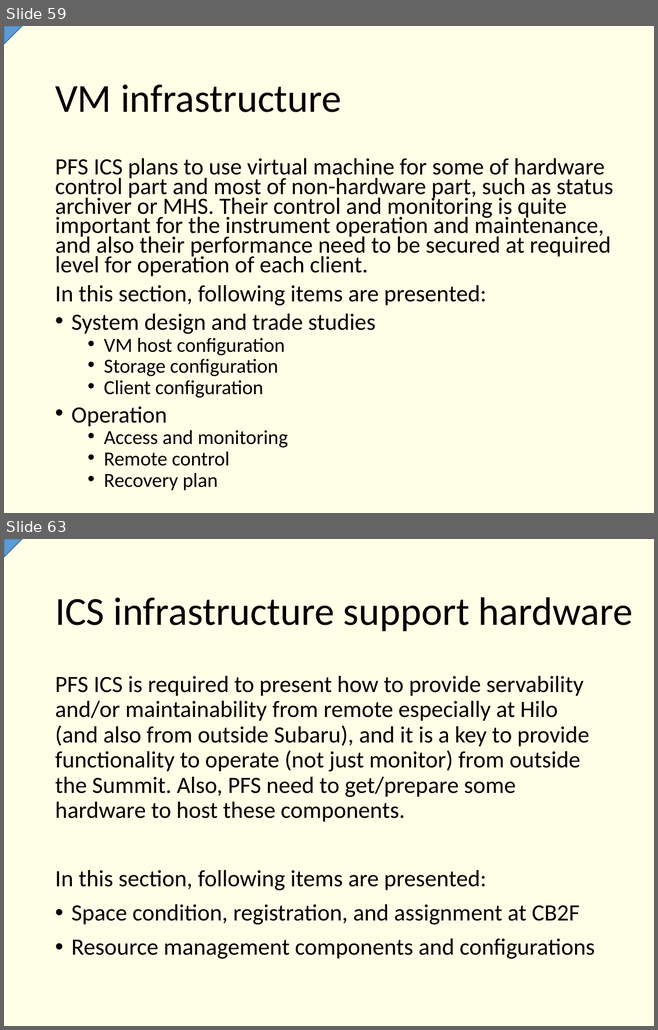
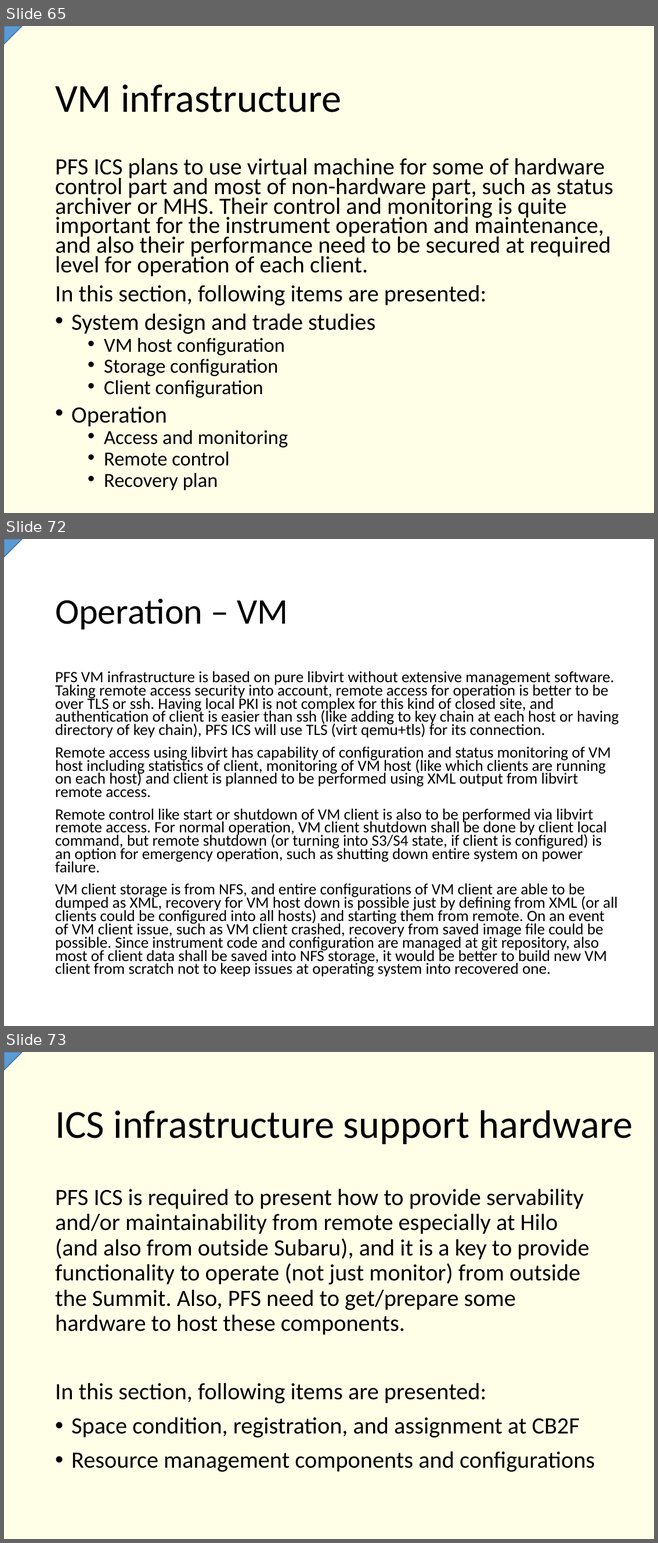
Before and after one commit to Subaru-PFS/ics_doc, a slide deck: SSN-00029.pptx. Shown one above the other, each under a label of ours: slides 59 and 63 before the commit, slides 65, 72 and 73 after it; the slides between them are not shown. The pictures are 658x1030 and 658x1543 pixels, drawn with LibreOffice and Linux fonts; fonts in the diff are those of the drawing. Boxes give left, top, right and bottom in pixels: in the first picture for what was removed or moved away, otherwise in the second. Text is boxed around its words. In the diff, an @@ line names an element or a change of style, - is before the commit and + after.

Commit message:
* Added toc for subitems in review section * Added draft contents to VM part * Added stream load diagram for storage flow

```diff
--- a/SSN-00029.pptx
+++ b/SSN-00029.pptx
@@ slide 72 added at (x1=4, y1=539, x2=654, y2=1026), background #FFFFFF @@
@@ freeform shape added at (x1=4, y1=539, x2=22, y2=557), fill #5B9BD5, outline #43739E 1 pt @@
@@ title added at (x1=55, y1=599, x2=288, y2=629), 40 pt, text #000000 @@
+Operation – VM
@@ text added at (x1=55, y1=671, x2=618, y2=977), 17.5 pt, text #000000 @@
+PFS VM infrastructure is based on pure libvirt without extensive management software. Taking remote access security into account, remote access for operation is better to be over TLS or ssh. Having local PKI is not complex for this kind of closed site, and authentication of client is easier than ssh (like adding to key chain at each host or having directory of key chain), PFS ICS will use TLS (virt qemu+tls) for its connection.
+Remote access using libvirt has capability of configuration and status monitoring of VM host including statistics of client, monitoring of VM host (like which clients are running on each host) and client is planned to be performed using XML output from libvirt remote access.
+Remote control like start or shutdown of VM client is also to be performed via libvirt remote access. For normal operation, VM client shutdown shall be done by client local command, but remote shutdown (or turning into S3/S4 state, if client is configured) is an option for emergency operation, such as shutting down entire system on power failure.
+VM client storage is from NFS, and entire configurations of VM client are able to be dumped as XML, recovery for VM host down is possible just by defining from XML (or all clients could be configured into all hosts) and starting them from remote. On an event of VM client issue, such as VM client crashed, recovery from saved image file could be possible. Since instrument code and configuration are managed at git repository, also most of client data shall be saved into NFS storage, it would be better to build new VM client from scratch not to keep issues at operating system into recovered one.
@@ what was slide 59 is now slide 65 @@
@@ what was slide 63 is now slide 73 @@
```
Also in this commit, not shown: 12 slides changed, 11 other slides added, 3 slides removed.
